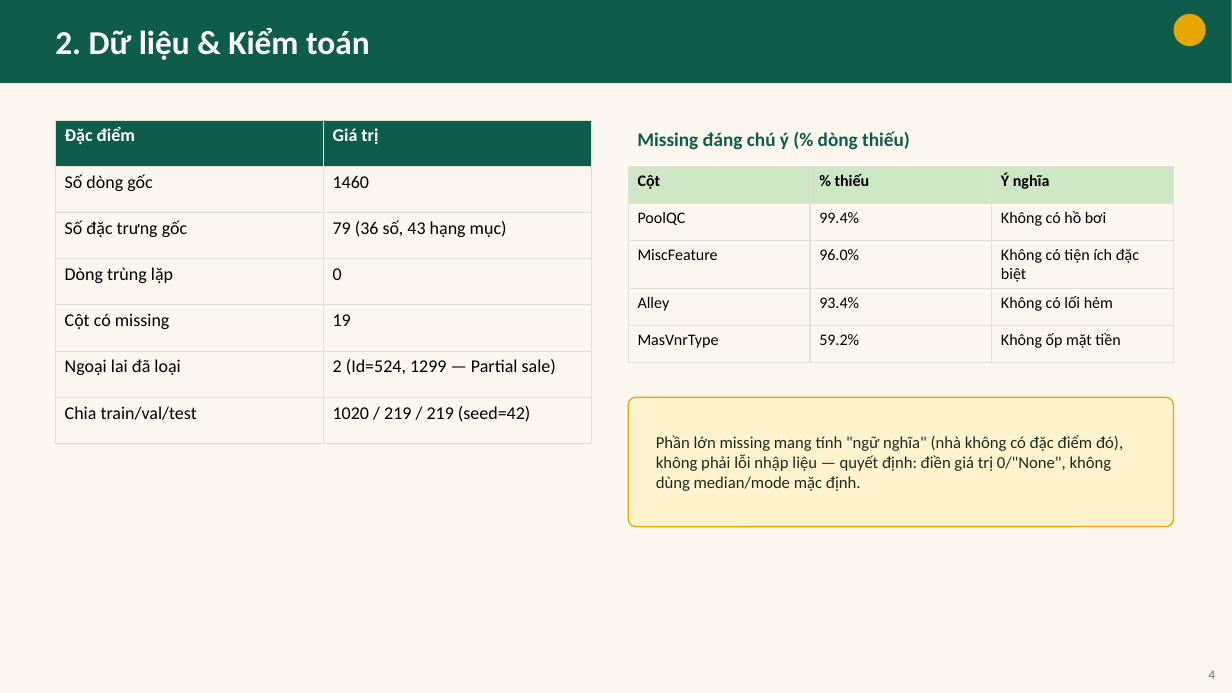
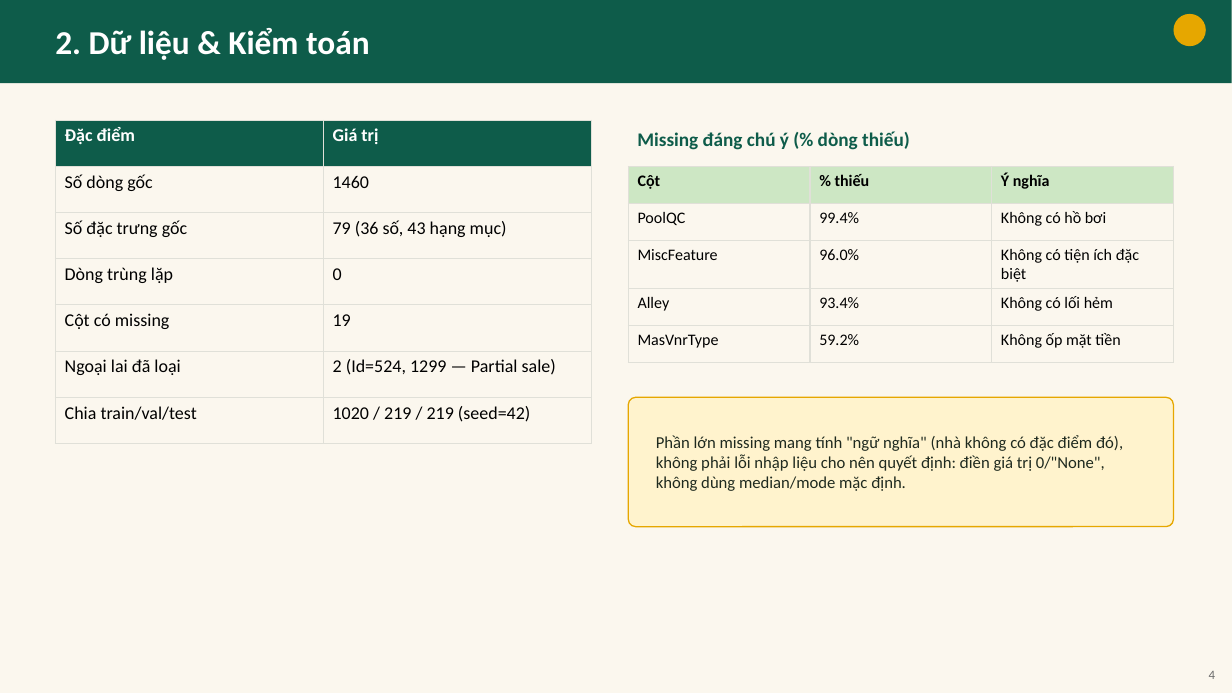
Before and after one commit to hkk4567/Deep-learning, a slide deck: slide 4 of house_price_ml/06_reports/deliverables/Slide_HouseSalePrice.pptx. Drawn at 1232x693 pixels with LibreOffice and Linux fonts; fonts in the diff are those of the drawing. Boxes give left, top, right and bottom in pixels: in the first picture for what was removed or moved away, otherwise in the second. Text is boxed around its words. In the diff, an @@ line names an element or a change of style, - is before the commit and + after.

```diff
--- a/house_price_ml/06_reports/deliverables/Slide_HouseSalePrice.pptx
+++ b/house_price_ml/06_reports/deliverables/Slide_HouseSalePrice.pptx
@@ text at <box>656,435,1123,491</box>: text changed @@
-Phần lớn missing mang tính "ngữ nghĩa" (nhà không có đặc điểm đó), không phải lỗi nhập liệu — quyết định: điền giá trị 0/"None", không dùng median/mode mặc định.
+Phần lớn missing mang tính "ngữ nghĩa" (nhà không có đặc điểm đó), không phải lỗi nhập liệu cho nên quyết định: điền giá trị 0/"None", không dùng median/mode mặc định.
```
Also in this commit, not shown: 4 other slides changed, 1 other file.
